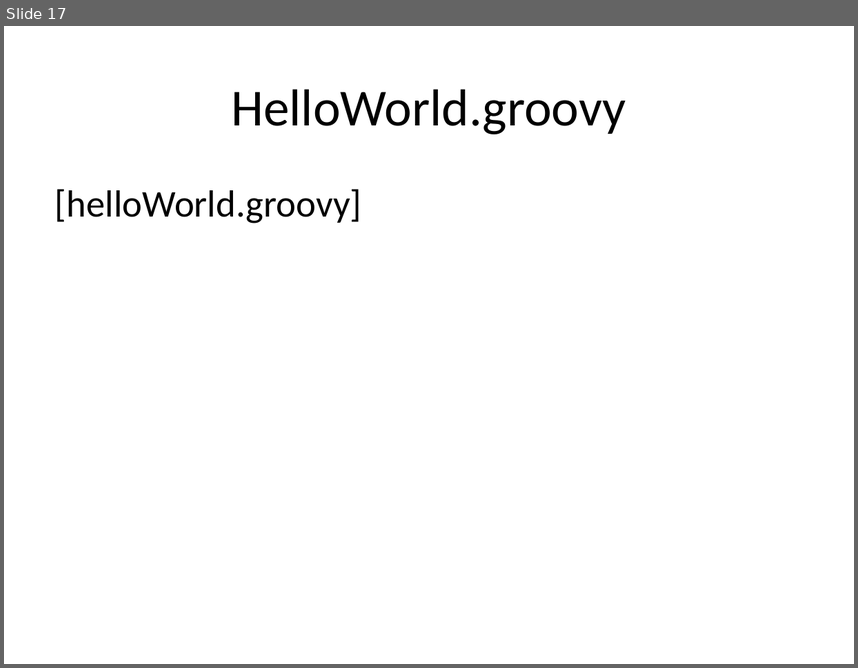
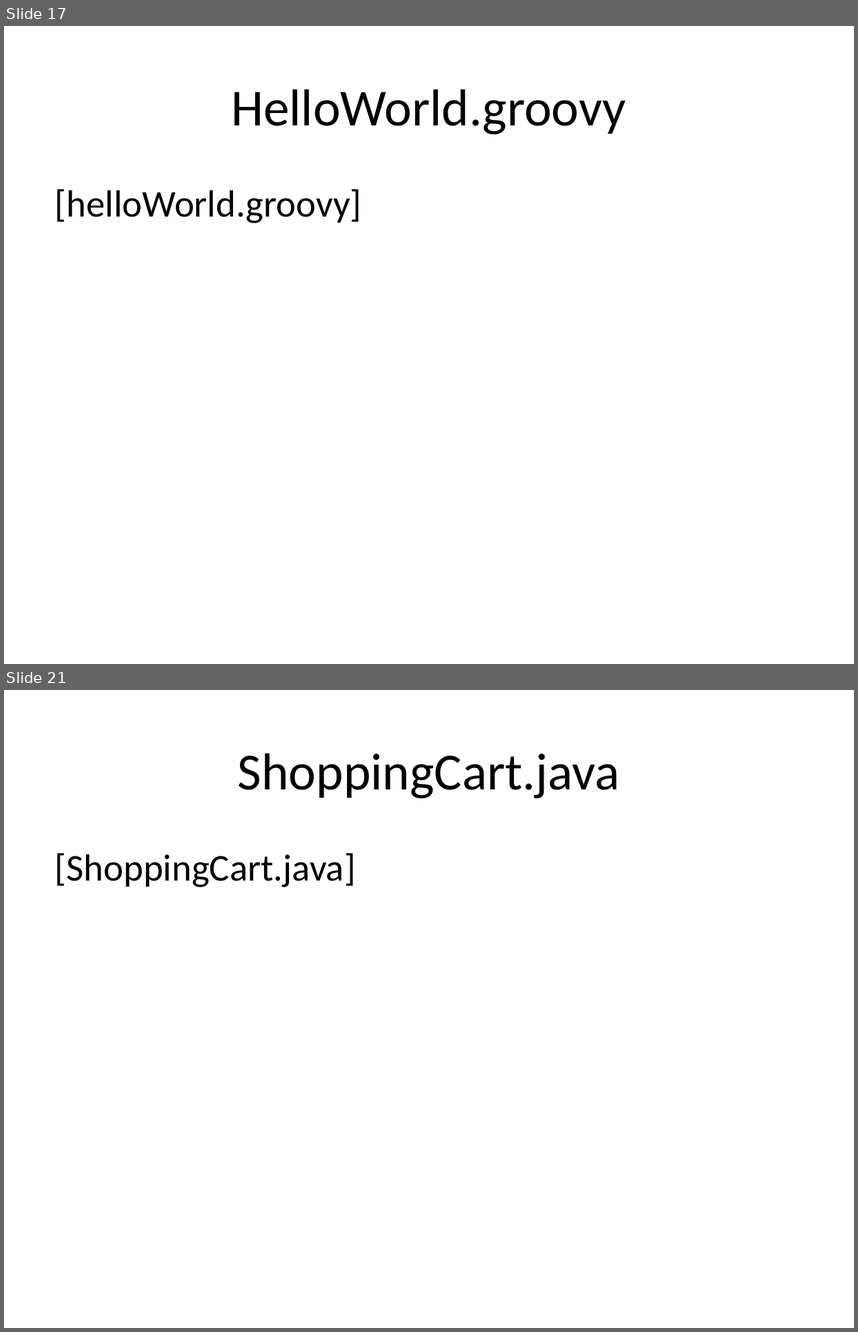
Before and after one commit to me97esn/groovyseminarium, a slide deck: groovyseminarie/dokument/groovyseminarium_source.pptx. Shown one above the other, each under a label of ours: slide 17 before the commit, slides 17 and 21 after it; the slides between them are not shown. The pictures are 858x668 and 858x1332 pixels, drawn with LibreOffice and Linux fonts; fonts in the diff are those of the drawing. Boxes give left, top, right and bottom in pixels: in the first picture for what was removed or moved away, otherwise in the second. Text is boxed around its words. In the diff, an @@ line names an element or a change of style, - is before the commit and + after.

```diff
--- a/groovyseminarie/dokument/groovyseminarium_source.pptx
+++ b/groovyseminarie/dokument/groovyseminarium_source.pptx
@@ slide 21 added at (4, 690, 854, 1328), background #FFFFFF @@
@@ title added at (238, 753, 619, 798), 44 pt, text #000000 @@
+ShoppingCart.java
@@ text added at (55, 853, 356, 887), 32 pt, text #000000 @@
+[ShoppingCart.java]
```
Also in this commit, not shown: 4 slides changed, 5 other slides added, 1 other file.
